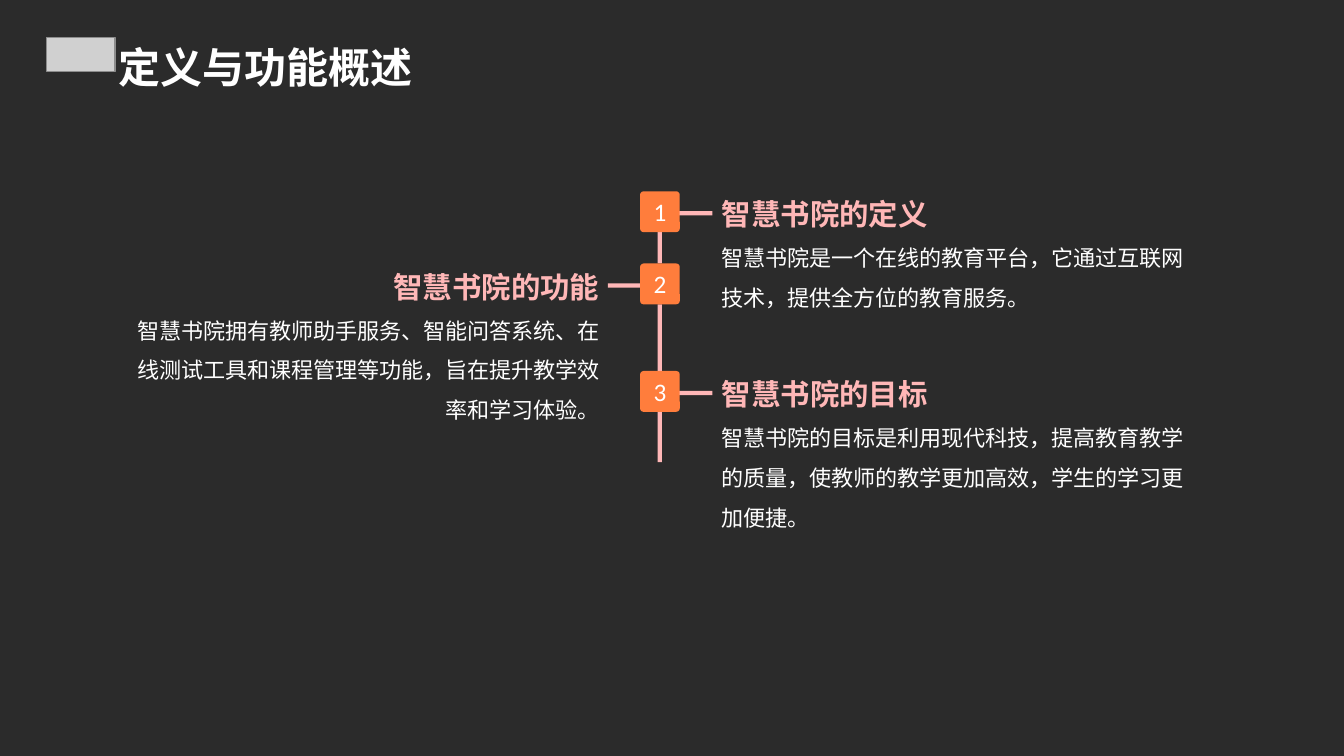
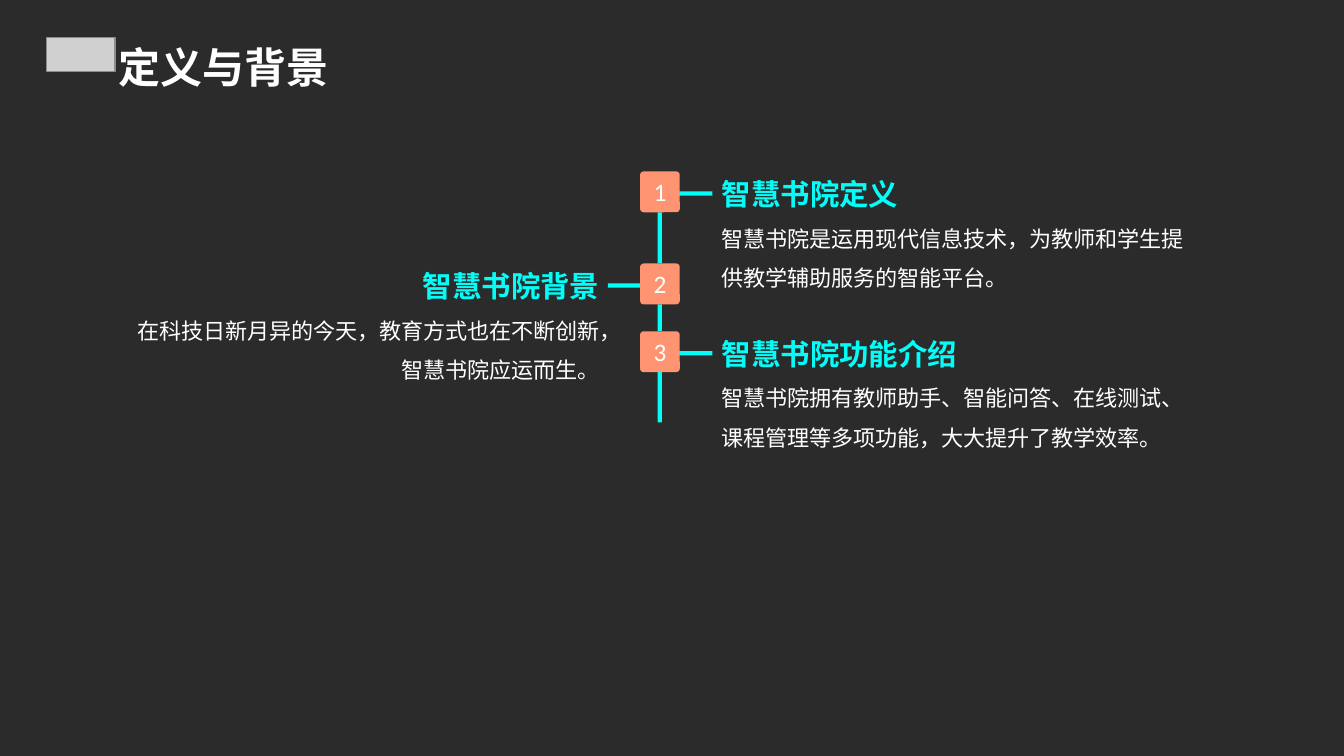
Before and after one commit to FlashLizard/Intelligent_Learning_Platform, a slide deck: slide 4 of src/generate_ppt/generate_ppt/ppttmp.ppt. Drawn at 1344x756 pixels with LibreOffice and Linux fonts; fonts in the diff are those of the drawing; grey boxes stand for pictures; background and template pictures are left out; a plain dark background stands for a picture behind light text. Boxes give left, top, right and bottom in pixels: in the first picture for what was removed or moved away, otherwise in the second. Text is boxed around its words. In the diff, an @@ line names an element or a change of style, - is before the commit and + after.

```diff
--- a/src/generate_ppt/generate_ppt/ppttmp.ppt
+++ b/src/generate_ppt/generate_ppt/ppttmp.ppt
@@ text at <box>118,47,328,87</box>: text changed @@
-定义与功能概述
+定义与背景
@@ rounded rectangle "1": place and size @@
-rounded rectangle "1" at <box>640,192,680,233</box>
+rounded rectangle "1" at <box>640,171,680,213</box>
@@ rectangle: place and size @@
-rectangle at <box>679,212,713,216</box>
+rectangle at <box>679,192,713,196</box>
@@ text at <box>722,180,1184,288</box>: text changed @@
-智慧书院的定义
-智慧书院是一个在线的教育平台，它通过互联网技术，提供全方位的教育服务。
+智慧书院定义
+智慧书院是运用现代信息技术，为教师和学生提供教学辅助服务的智能平台。
@@ rectangle: place and size @@
-rectangle at <box>657,232,661,263</box>
+rectangle at <box>657,213,661,264</box>
@@ text at <box>137,272,621,380</box>: text changed @@
-智慧书院的功能
-智慧书院拥有教师助手服务、智能问答系统、在线测试工具和课程管理等功能，旨在提升教学效率和学习体验。
+智慧书院背景
+在科技日新月异的今天，教育方式也在不断创新，智慧书院应运而生。
@@ fill #FFB7B7 to #00FFF8 in 6 elements at <box>608,283,642,287</box>, <box>679,192,713,196</box>, <box>679,351,713,355</box>, <box>657,372,661,422</box>, <box>657,213,661,264</box>, <box>657,304,661,332</box> @@
@@ rectangle: place and size @@
-rectangle at <box>657,304,661,371</box>
+rectangle at <box>657,304,661,332</box>
@@ fill #FF7D3C to #FE9471 in 3 elements at <box>640,263,680,304</box>, <box>640,171,680,213</box>, <box>640,332,680,373</box> @@
@@ text at <box>722,340,1184,448</box>: text changed @@
-智慧书院的目标
-智慧书院的目标是利用现代科技，提高教育教学的质量，使教师的教学更加高效，学生的学习更加便捷。
+智慧书院功能介绍
+智慧书院拥有教师助手、智能问答、在线测试、课程管理等多项功能，大大提升了教学效率。
@@ 2 rectangles, 1 rounded rectangle: place and size @@
-2 rectangles, 1 rounded rectangle at <box>640,371,713,463</box>
+2 rectangles, 1 rounded rectangle at <box>640,332,713,422</box>
```
Also in this commit, not shown: 22 other slides changed, 3 slides removed, 3 other files.
